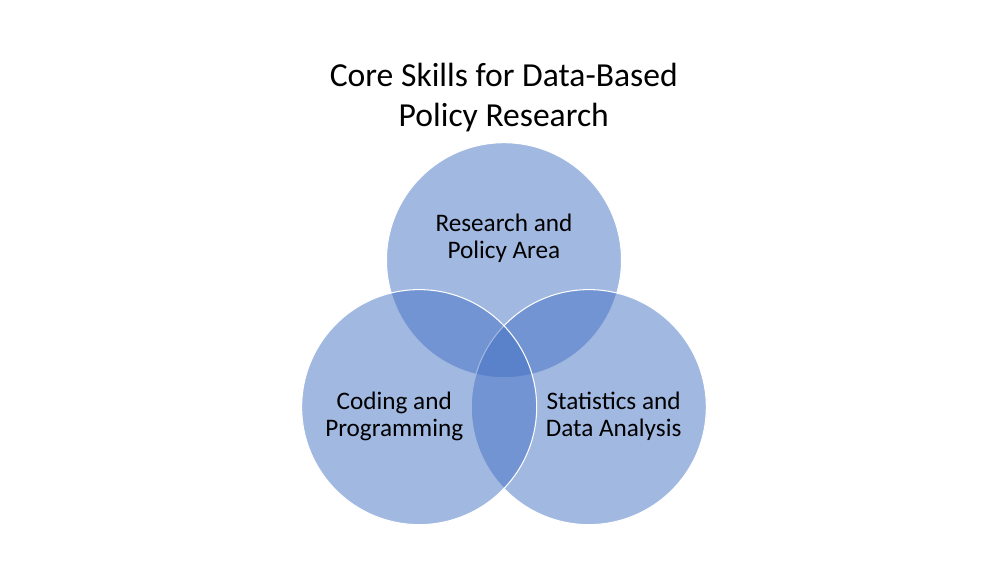
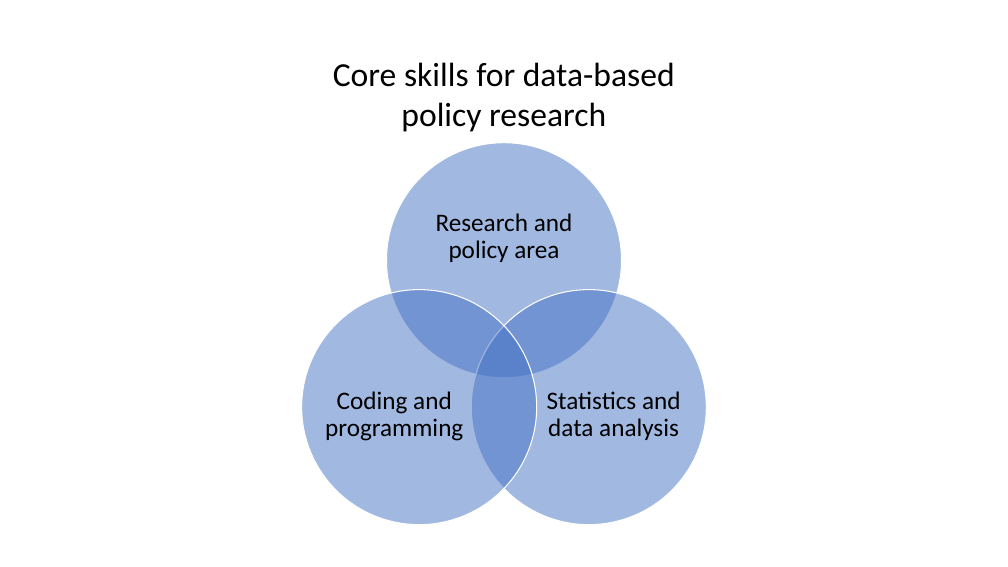
Before and after one commit to CenterOnBudget/r-intro-training, a slide deck: slide 5 of slides/intro_slides.pptx. Drawn at 1008x567 pixels with LibreOffice and Linux fonts; fonts in the diff are those of the drawing. Boxes give left, top, right and bottom in pixels: in the first picture for what was removed or moved away, otherwise in the second. Text is boxed around its words. In the diff, an @@ line names an element or a change of style, - is before the commit and + after.

```diff
--- a/slides/intro_slides.pptx
+++ b/slides/intro_slides.pptx
@@ text at (333,62,675,132): text changed @@
-Core Skills for Data-Based Policy Research
+Core skills for data-based policy research
@@ text at (436,213,573,262): text changed @@
-Research and Policy Area
+Research and policy area
@@ text at (325,391,463,441): text changed @@
-Coding and Programming
+Coding and programming
@@ text at (547,391,681,440): text changed @@
-Statistics and Data Analysis
+Statistics and data analysis
```
Also in this commit, not shown: 5 other slides changed.
